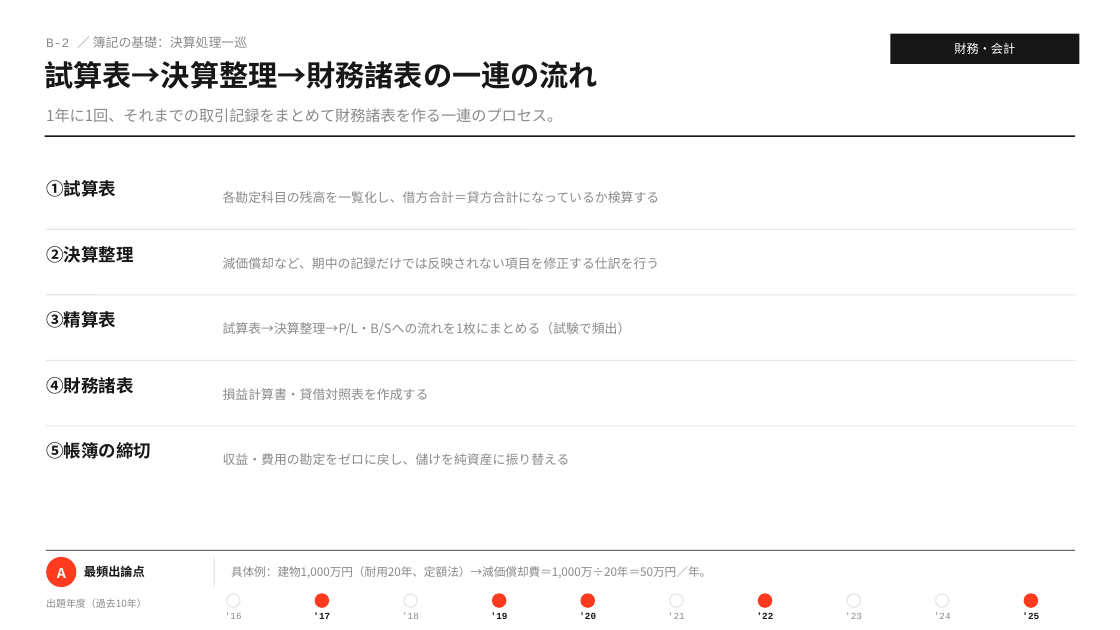
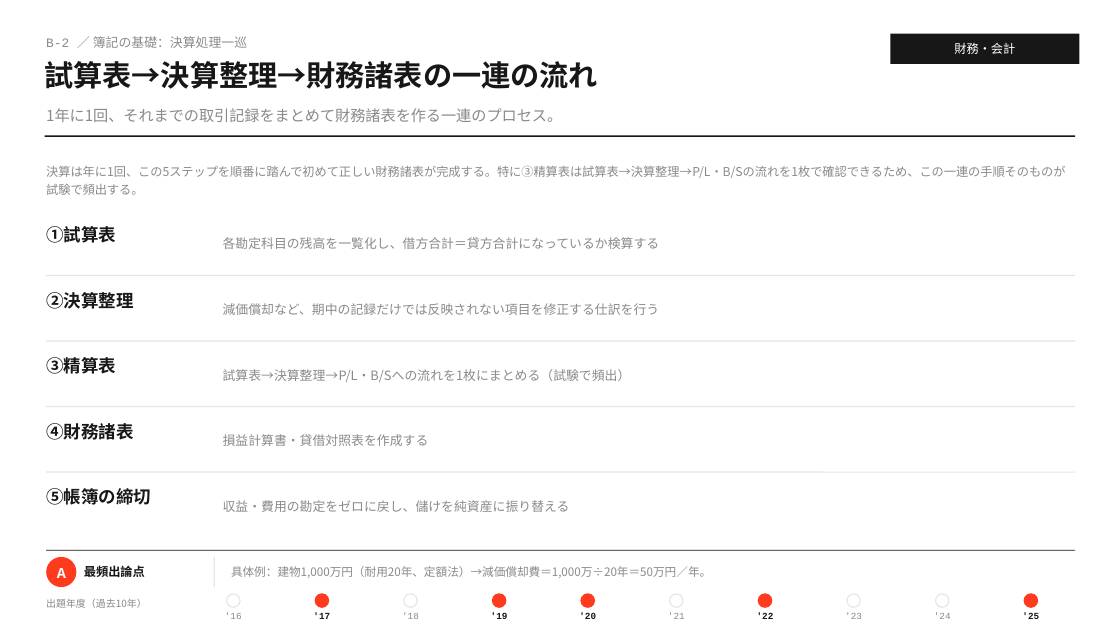
Before and after one commit to MasatoshiSano/SMEC, a slide deck: slide 4 of slides/1st_stage/B_finance_accounting.pptx. Drawn at 1120x630 pixels with LibreOffice and Linux fonts; fonts in the diff are those of the drawing. Boxes give left, top, right and bottom in pixels: in the first picture for what was removed or moved away, otherwise in the second. Text is boxed around its words. In the diff, an @@ line names an element or a change of style, - is before the commit and + after.

```diff
--- a/slides/1st_stage/B_finance_accounting.pptx
+++ b/slides/1st_stage/B_finance_accounting.pptx
@@ text added at bbox=[46, 166, 1065, 195], 10.5 pt, text #8A8A8A @@
+決算は年に1回、この5ステップを順番に踏んで初めて正しい財務諸表が完成する。特に③精算表は試算表→決算整理→P/L・B/Sの流れを1枚で確認できるため、この一連の手順そのものが試験で頻出する。
@@ 3 lines: place and size @@
-3 lines at bbox=[46, 295, 1075, 426]
+3 lines at bbox=[46, 276, 1075, 407]
@@ line moved from (46, 229) - (1075, 229) to (46, 472) - (1075, 472) @@
@@ 10 texts: place and size @@
-10 texts at bbox=[46, 180, 660, 465]
+10 texts at bbox=[46, 226, 660, 512]
```
Also in this commit, not shown: 24 other slides changed, 2 other files.
